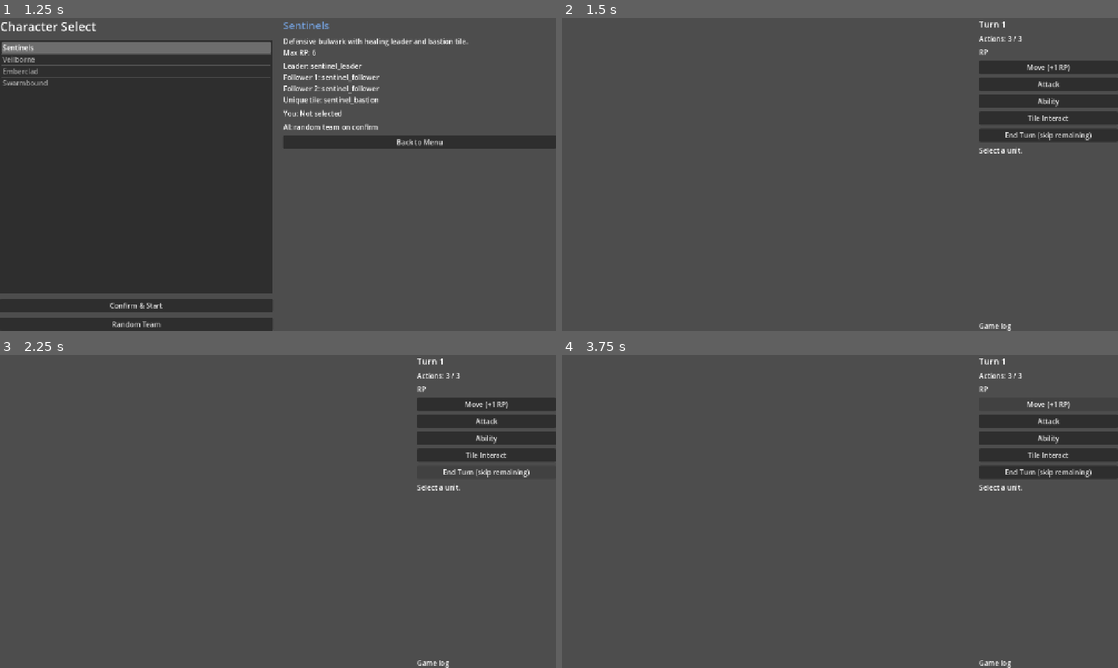
Above: before the commit, frames 1-4 (two rows, left to right).
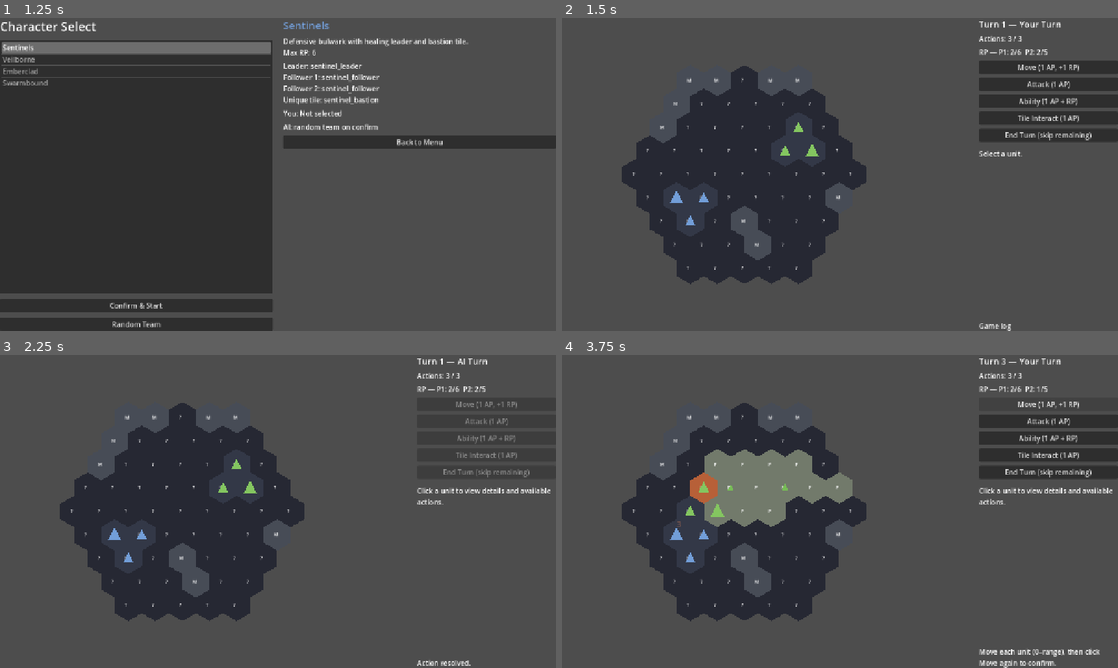
Above: after the commit, the same moments.

Repository: CorcoranQuinn/Hexpedition
Game: Godot game, scene res://scenes/main_menu.tscn
Two runs of this game, one before a commit and one after it. Both use one fixed random seed, a clock stepped at 60 frames per second and the inputs below.
Inputs:
- Up to frame 1 (1.25 s): click "Solo vs AI" at 0.5 s
- Up to frame 2 (1.5 s): click "Confirm & Start" at 1.25 s
- Up to frame 3 (2.25 s): click "End Turn (skip remaining)" at 2 s
- Up to frame 4 (3.75 s): click "End Turn (skip remaining)" at 2.75 s; click "Move (+1 RP)" (after the commit: "Move (1 AP, +1 RP)") at 3.5 s

Frame 1 is identical in both runs. In frame 2, 20% of the frame differs, in the area x 10-93%, y 1-86%; in frame 3, 20%; in frame 4, 20%, in the area x 10-99%, y 1-100%.
Error before the commit: Parse Error: Identifier "PATH_COLOR_CONFIRMED" not declared in the current scope. (res://scripts/ui/game_board.gd:934)

Commit message:
Restore PATH_COLOR_CONFIRMED constant dropped during commenting.
Co-authored-by: Cursor <cursoragent@cursor.com>

Diff:
--- a/scripts/ui/game_board.gd
+++ b/scripts/ui/game_board.gd
@@ -40,6 +40,7 @@
 var _unit_actions_box: VBoxContainer  ## Quick-action buttons for the selected friendly unit.
 
 # --- Move path preview colors ---
+const PATH_COLOR_CONFIRMED := Color(0.35, 0.85, 0.95, 0.9)
 const PATH_COLOR_PREVIEW := Color(1.0, 0.92, 0.45, 0.75)
 
 
